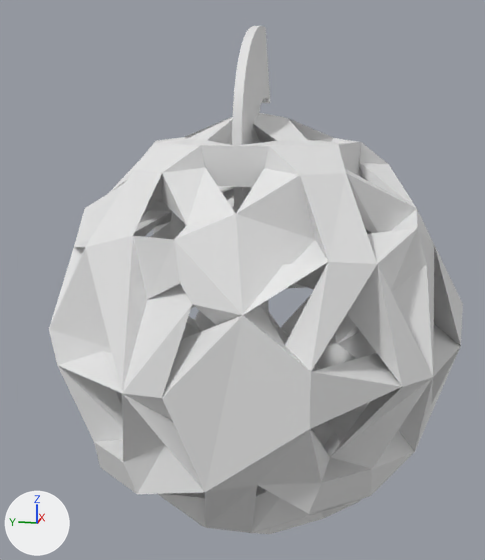
The Blender file projeckt files/swag-obj.blend as it was, and as the next commit left it.
The view is the same before and after, from a 50 mm lens placed at (-1.624, -0.292, 0.509), pointed at (0.003, 0.034, 0.102). Lighting does not change. The marker at lower left points along +X, +Y and +Z. Text is drawn in Blender's own font.

Objects in the first picture: 'Icosphere', 'Text'.
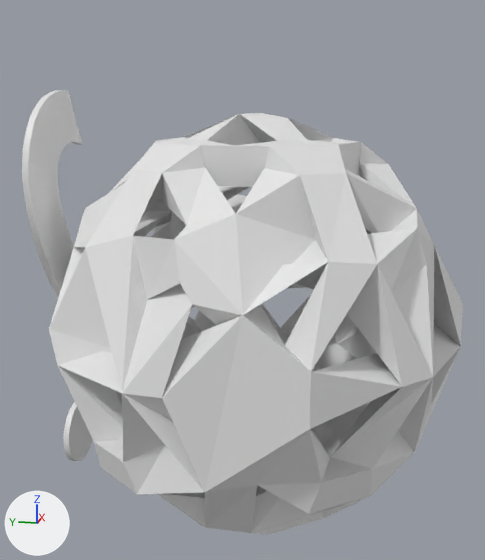
The change, as a diff of the scene's bpy script:
```diff
--- a/projeckt files/swag-obj.blend.py
+++ b/projeckt files/swag-obj.blend.py
@@ ob_text @@
 ob_text = bpy.data.objects.new('Text', txt_text)
-ob_text.location = (0.0, 0.0, 0.0)
+ob_text.location = (0.0, 0.51, 0.0)
 ob_text.rotation_euler = (1.571, 0.0, 3.142)  # degrees (90, 0, 180)
+ob_text.scale = (0.8, 0.8, 0.8)
```

Changed parts and their boxes [x1, y1, x2, y2] in the pictures (485 x 560 px):
'Text', moved, rescaled
    before: [232, 26, 270, 318]
    after: [22, 90, 93, 461]
